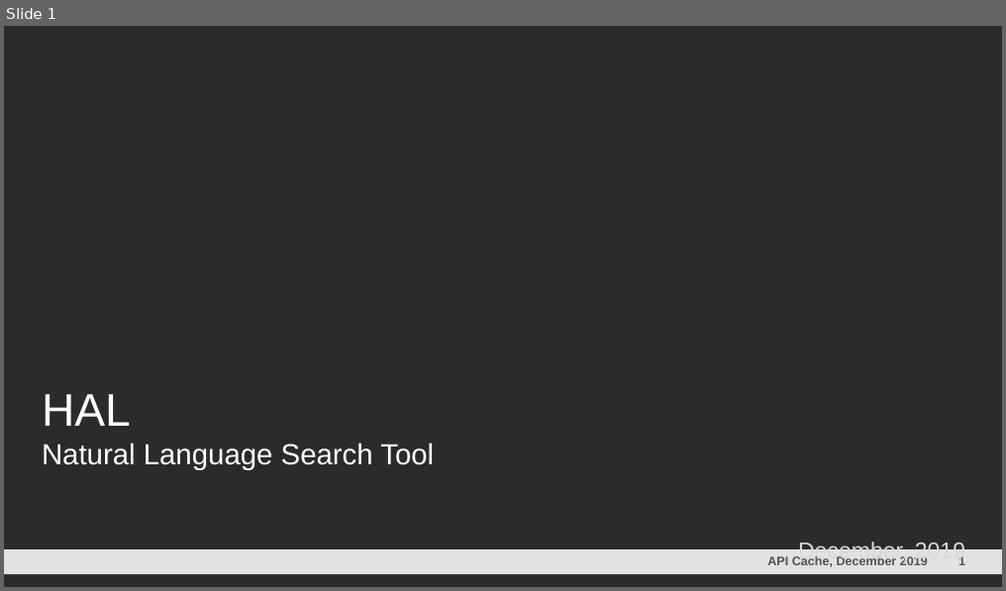
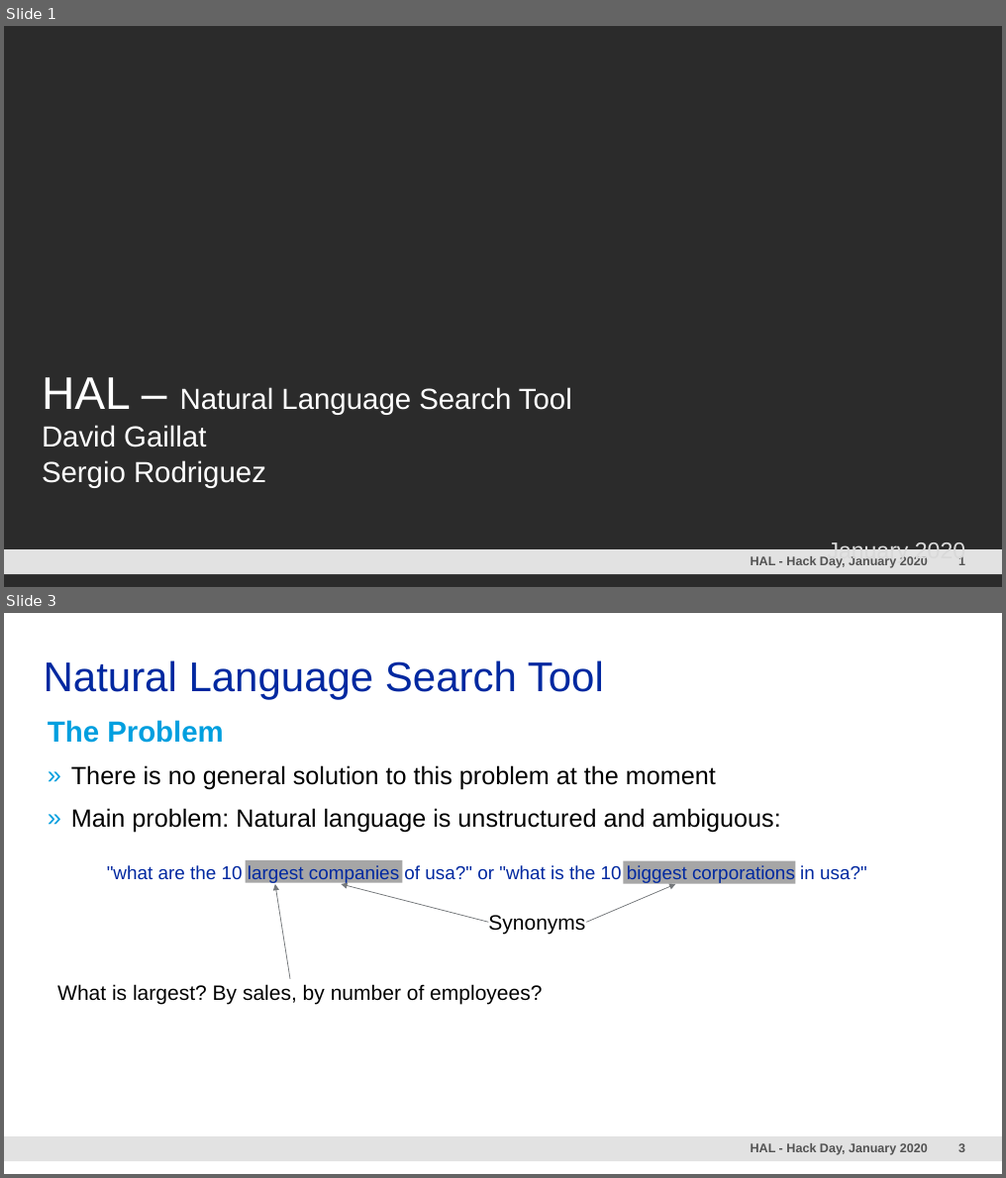
Before and after one commit to davidgaillat/HAL, a slide deck: HAL.pptm. Shown one above the other, each under a label of ours: slide 1 before the commit, slides 1 and 3 after it; the slides between them are not shown. The pictures are 1006x591 and 1006x1178 pixels, drawn with LibreOffice and Linux fonts; fonts in the diff are those of the drawing; background and template pictures are left out; a plain dark background stands for a picture behind light text. Boxes give left, top, right and bottom in pixels: in the first picture for what was removed or moved away, otherwise in the second. Text is boxed around its words. In the diff, an @@ line names an element or a change of style, - is before the commit and + after.

```diff
--- a/HAL.pptm
+++ b/HAL.pptm
@@ slide 3 added at box(4, 613, 1002, 1174), background #FFFFFF; not listed: 3 template elements that a slide beside it also shows @@
@@ title added at box(44, 661, 604, 700), 40 pt, text #0028A0 @@
+Natural Language Search Tool
@@ text added at box(48, 720, 781, 833), 24 pt, text #000000 @@
+The Problem
+  » There is no general solution to this problem at the moment
+  » Main problem: Natural language is unstructured and ambiguous:
@@ text added at box(107, 865, 867, 883), 18 pt, text #0028A0 @@
+"what are the 10 largest companies of usa?" or "what is the 10 biggest corporations in usa?"
@@ rectangle added at box(245, 861, 402, 882), fill #A6A6A6 @@
@@ rectangle added at box(623, 861, 795, 884), fill #A6A6A6 @@
@@ arrow added from (290, 979) to (275, 884), #75787B 0.75 pt @@
@@ arrow added from (488, 922) to (341, 884), #75787B 0.75 pt @@
@@ arrow added from (586, 922) to (675, 884), #75787B 0.75 pt @@
@@ text added at box(488, 915, 585, 935), 20 pt, text #000000 @@
+Synonyms
@@ text added at box(57, 984, 542, 1004), 20 pt, text #000000 @@
+What is largest? By sales, by number of employees?
@@ slide 1 changed as well @@
@@ text at box(42, 377, 572, 488): text changed @@
-HAL
-Natural Language Search Tool
+HAL – Natural Language Search Tool
+David Gaillat
+Sergio Rodriguez
@@ text at box(750, 557, 928, 569): text changed @@
-API Cache, December 2019
+HAL - Hack Day, January 2020
@@ text at box(828, 540, 965, 564): text changed @@
-December, 2019
+January 2020
```
Also in this commit, not shown: 2 other slides changed, 4 other slides added, 13 slides removed.
